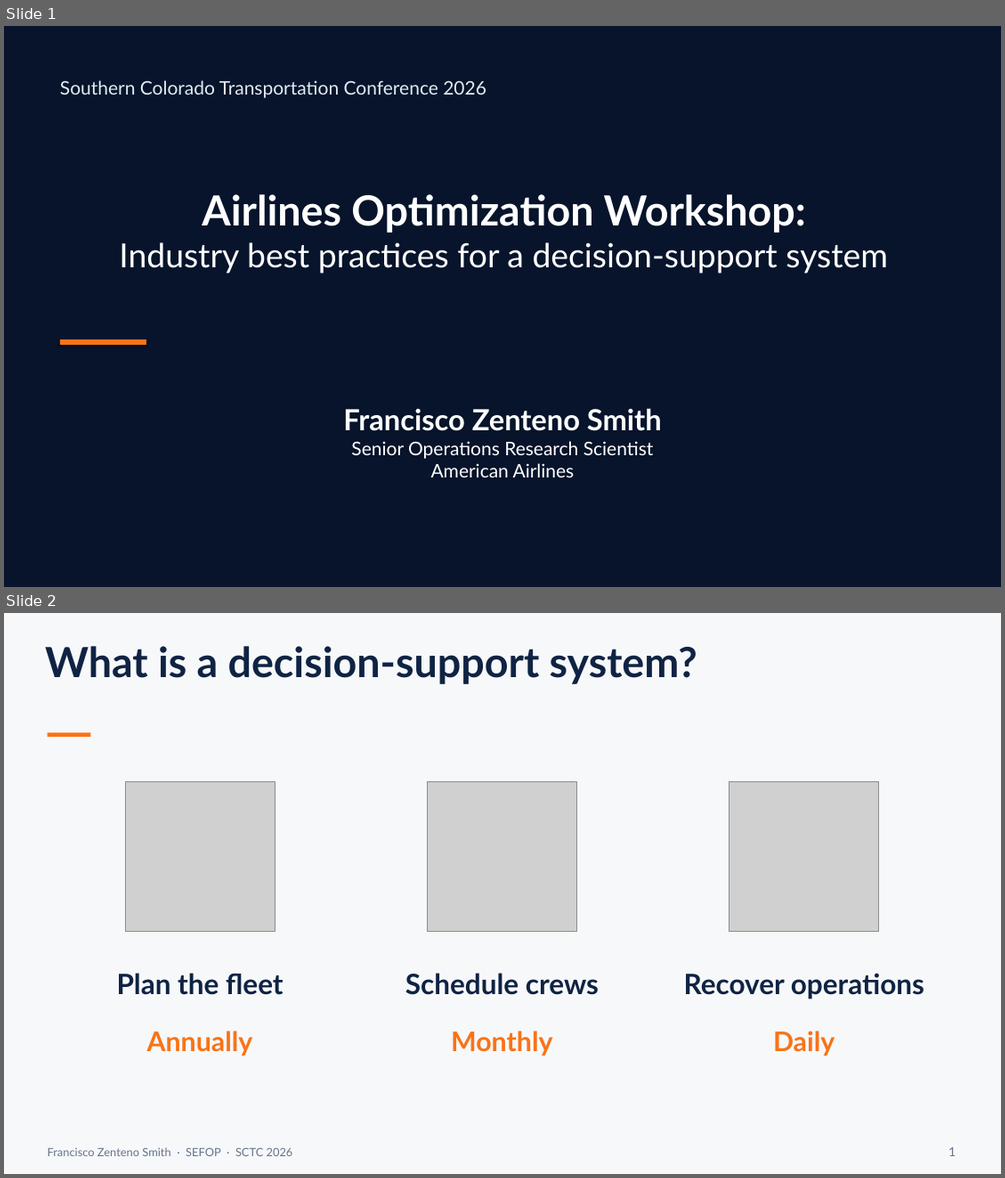
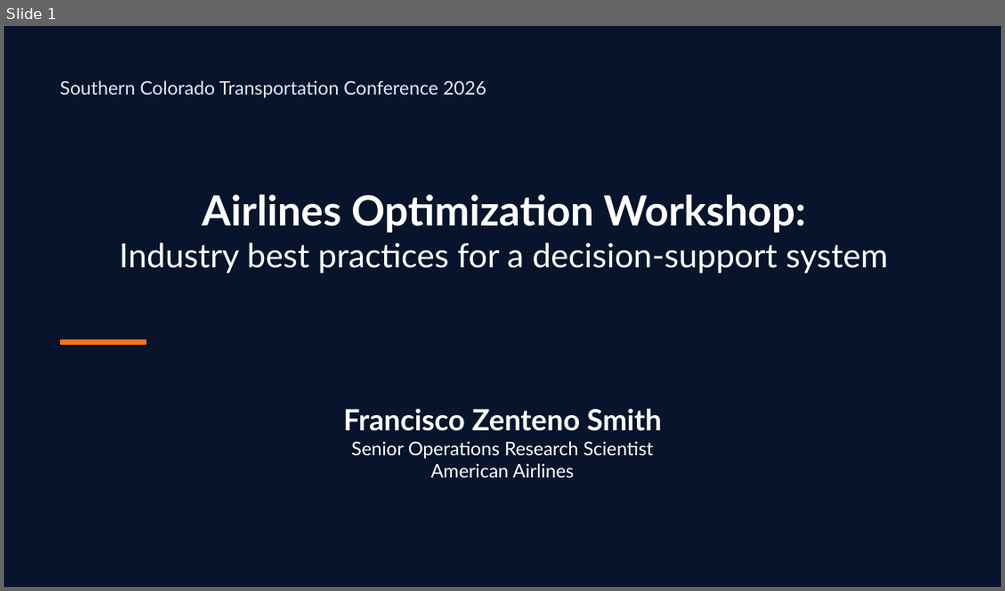
Before and after one commit to sefop/sefop-sctc-2026, a slide deck: SCTC-2026-Airlines-Optimization-Workshop.pptx. Shown one above the other, each under a label of ours: slides 1 and 2 before the commit, slide 1 after it. The pictures are 1005x1178 and 1005x591 pixels, drawn with LibreOffice and Linux fonts; fonts in the diff are those of the drawing; grey boxes stand for pictures. Boxes give left, top, right and bottom in pixels: in the first picture for what was removed or moved away, otherwise in the second. Text is boxed around its words. In the diff, an @@ line names an element or a change of style, - is before the commit and + after.

```diff
--- a/SCTC-2026-Airlines-Optimization-Workshop.pptx
+++ b/SCTC-2026-Airlines-Optimization-Workshop.pptx
@@ slide 2 removed at [4,613,1001,1174], background #F7F8FA @@
@@ text removed at [45,646,697,684] @@
-What is a decision-support system?
@@ rectangle removed at [48,732,90,737] @@
@@ picture removed at [125,781,275,931] @@
@@ picture removed at [428,781,577,931] @@
@@ picture removed at [729,781,879,931] @@
@@ text removed at [117,973,283,995] @@
-Plan the fleet
@@ text removed at [405,973,599,995] @@
-Schedule crews
@@ text removed at [684,973,924,999] @@
-Recover operations
@@ text removed at [147,1030,253,1055] @@
-Annually
@@ text removed at [451,1030,552,1055] @@
-Monthly
@@ text removed at [773,1030,834,1055] @@
-Daily
@@ text removed at [48,1148,293,1156] @@
-Francisco Zenteno Smith · SEFOP · SCTC 2026
@@ text removed at [948,1147,955,1156] @@
-1
```
Also in this commit, not shown: 17 slides changed, 8 slides added, 3 other files.
